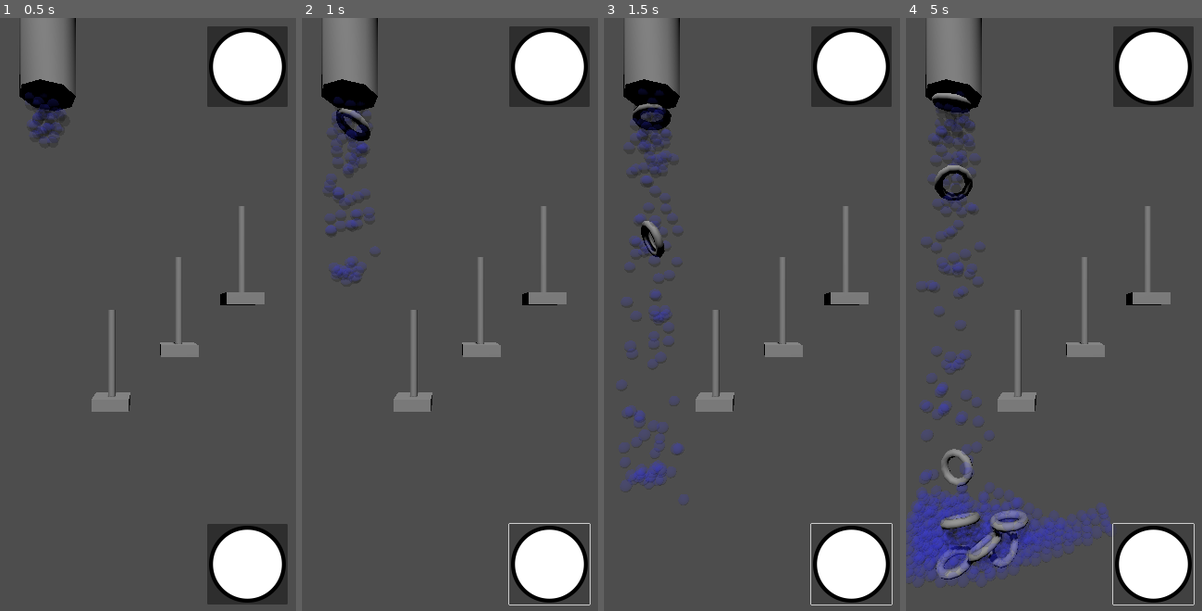
Above: before the commit, frames 1-4 (left to right).
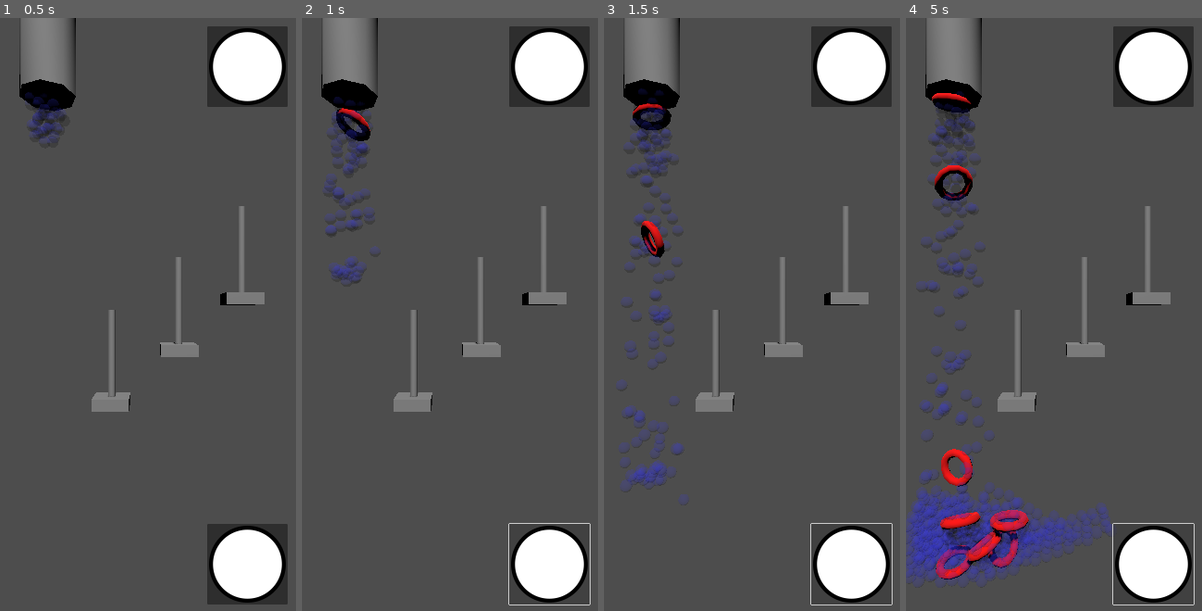
Above: after the commit, the same moments.

Repository: belovachap/Ring-Toss-Water-Game
Game: Godot game, scene res://ring_toss_water_game.tscn
Two runs of this game, one before a commit and one after it. Both use one fixed random seed, a clock stepped at 60 frames per second and the inputs below.
Inputs (mouse positions are in pixels of both pictures, inside the frame that each line leads up to):
- Up to frame 1 (0.5 s): no input
- Up to frame 2 (1 s): click (550, 563) at 0.5 s
- Up to frame 3 (1.5 s): click (852, 563) at 1.25 s
- Up to frame 4 (5 s): click (1154, 563) at 2 s

Frame 1 is identical in both runs. In frame 2, 0.1% of the frame differs, in the area x 11-24%, y 15-20%; in frame 3, 0.3%; in frame 4, 2.0%, in the area x 8-42%, y 12-95%.

Commit message:
Detect when ring is on the peg, change from red to green!

Diff:
--- /dev/null
+++ b/green_ring_material.tres
@@ -0,0 +1,4 @@
+[gd_resource type="StandardMaterial3D" format=3 uid="uid://jiwoqabqw1el"]
+
+[resource]
+albedo_color = Color(0, 1, 0, 1)
--- a/peg.tscn
+++ b/peg.tscn
@@ -12,6 +12,7 @@
 size = Vector3(0.811134, 0.192993, 0.781776)
 
 [node name="Peg" type="StaticBody3D"]
+collision_layer = 3
 
 [node name="MeshInstance3D" type="MeshInstance3D" parent="."]
 transform = Transform3D(0.126285, 0, 0, 0, 0.8, 0, 0, 0, 0.129962, 0, 0.832455, 0)
--- /dev/null
+++ b/red_ring_material.tres
@@ -0,0 +1,4 @@
+[gd_resource type="StandardMaterial3D" format=3 uid="uid://xabqulp6qhik"]
+
+[resource]
+albedo_color = Color(1, 0, 0, 1)
--- /dev/null
+++ b/ring.gd
@@ -0,0 +1,17 @@
+extends RigidBody3D
+
+const GREEN_RING_MATERIAL = preload("res://green_ring_material.tres")
+const RED_RING_MATERIAL = preload("res://red_ring_material.tres")
+
+func _process(delta: float) -> void:
+	# The pegs are on collision mask 2
+	if %RayCast3D.is_colliding():
+		$CSGTorus3D.material = GREEN_RING_MATERIAL
+	elif %RayCast3D2.is_colliding():
+		$CSGTorus3D.material = GREEN_RING_MATERIAL
+	elif %RayCast3D3.is_colliding():
+		$CSGTorus3D.material = GREEN_RING_MATERIAL
+	elif %RayCast3D4.is_colliding():
+		$CSGTorus3D.material = GREEN_RING_MATERIAL
+	else:
+		$CSGTorus3D.material = RED_RING_MATERIAL
--- a/ring.tscn
+++ b/ring.tscn
@@ -1,4 +1,7 @@
-[gd_scene load_steps=2 format=3 uid="uid://cxm8l2aalgs5h"]
+[gd_scene load_steps=4 format=3 uid="uid://cxm8l2aalgs5h"]
+
+[ext_resource type="Script" uid="uid://v4aynvytvbhi" path="res://ring.gd" id="1_ln3uk"]
+[ext_resource type="Material" uid="uid://xabqulp6qhik" path="res://red_ring_material.tres" id="2_jiui3"]
 
 [sub_resource type="SphereShape3D" id="SphereShape3D_2wta4"]
 radius = 0.0690901
@@ -6,11 +9,13 @@
 [node name="Ring" type="RigidBody3D"]
 mass = 0.1
 gravity_scale = 0.75
+script = ExtResource("1_ln3uk")
 
 [node name="CSGTorus3D" type="CSGTorus3D" parent="."]
 inner_radius = 0.2
 outer_radius = 0.35
 sides = 12
+material = ExtResource("2_jiui3")
 
 [node name="CollisionShape3D" type="CollisionShape3D" parent="."]
 transform = Transform3D(1, 0, 0, 0, 1, 0, 0, 0, 1, 0.275779, 0, 0)
@@ -59,3 +64,27 @@
 [node name="CollisionShape3D10" type="CollisionShape3D" parent="."]
 transform = Transform3D(1, 0, 0, 0, 1, 0, 0, 0, 1, 0.135676, 0, -0.242596)
 shape = SubResource("SphereShape3D_2wta4")
+
+[node name="RayCast3D" type="RayCast3D" parent="."]
+unique_name_in_owner = true
+transform = Transform3D(-0.0257978, 0.367241, 0, -2.75245, -0.00344203, 0, 0, 0, 3.15786, 0.183317, 0, 0)
+collision_mask = 2
+hit_from_inside = true
+
+[node name="RayCast3D2" type="RayCast3D" parent="."]
+unique_name_in_owner = true
+transform = Transform3D(0.000670808, -0.00954919, 3.1568, -2.75245, -0.00344203, 0, 0.0257891, -0.367117, -0.0821124, -0.00481316, 0, -0.184744)
+collision_mask = 2
+hit_from_inside = true
+
+[node name="RayCast3D3" type="RayCast3D" parent="."]
+unique_name_in_owner = true
+transform = Transform3D(0.0185107, -0.263507, 2.19954, -2.75245, -0.00344203, 9.18749e-11, 0.0179689, -0.255793, -2.26587, -0.127445, 0, -0.125576)
+collision_mask = 2
+hit_from_inside = true
+
+[node name="RayCast3D4" type="RayCast3D" parent="."]
+unique_name_in_owner = true
+transform = Transform3D(0.0171056, -0.243505, -2.36386, -2.75245, -0.00344203, 1.8375e-10, -0.0193113, 0.274903, -2.09387, -0.12262, 0, 0.137172)
+collision_mask = 2
+hit_from_inside = true
Not shown, added: ring.gd.uid
